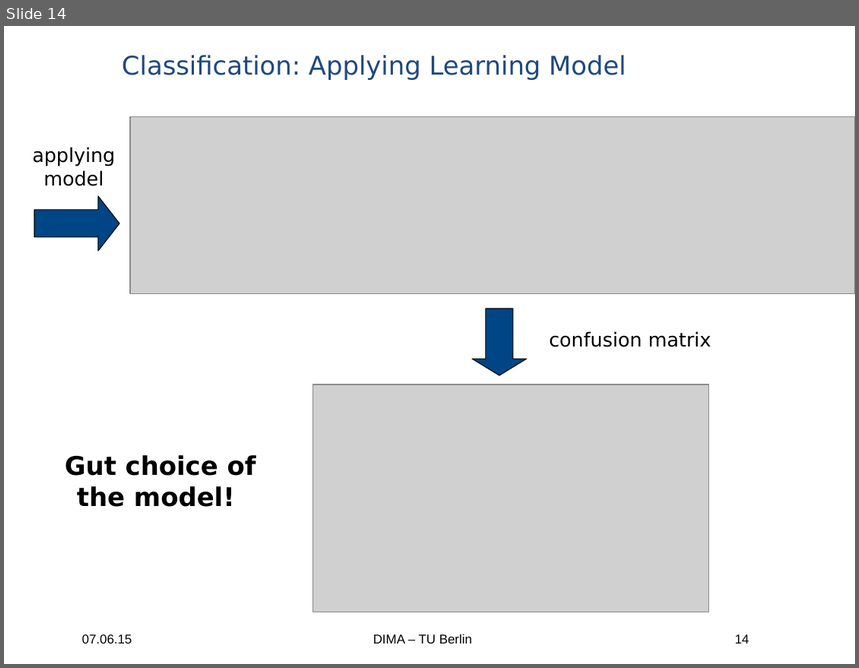
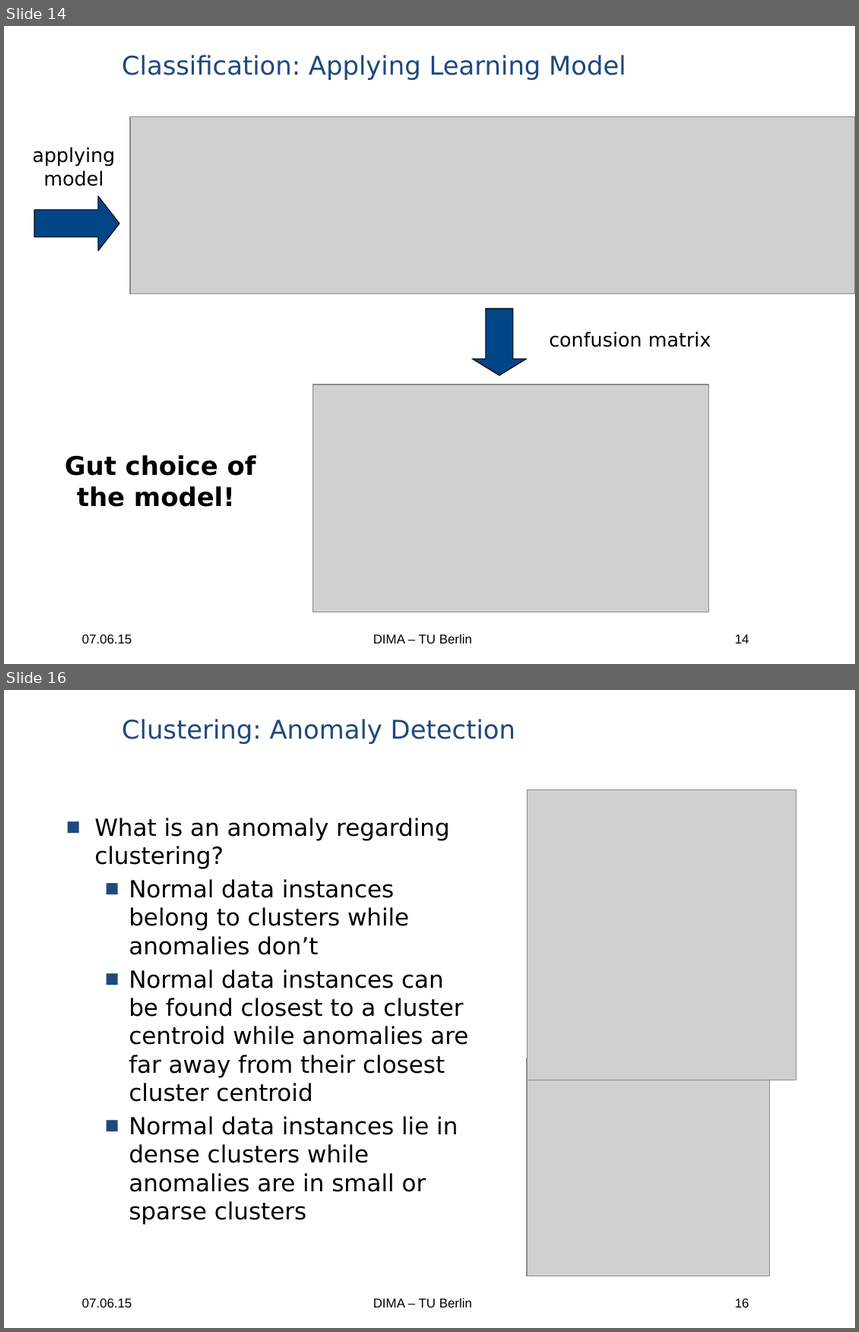
Before and after one commit to ericdoerheit/DBPRO2015, a slide deck: Presentations/Presentation 3.ppt. Shown one above the other, each under a label of ours: slide 14 before the commit, slides 14 and 16 after it; the slides between them are not shown. The pictures are 859x668 and 859x1332 pixels, drawn with LibreOffice and Linux fonts; fonts in the diff are those of the drawing; grey boxes stand for pictures; background and template pictures are left out. Boxes give left, top, right and bottom in pixels: in the first picture for what was removed or moved away, otherwise in the second. Text is boxed around its words. In the diff, an @@ line names an element or a change of style, - is before the commit and + after.

Commit message:
Clustering

```diff
--- a/Presentations/Presentation 3.ppt
+++ b/Presentations/Presentation 3.ppt
@@ slide 16 added at <box>4,690,855,1328</box>, background picture (left out); not listed: 3 template elements that a slide beside it also shows @@
@@ text added at <box>122,719,515,744</box>, 24 pt, text #1F497D @@
+Clustering: Anomaly Detection
@@ picture added at <box>527,790,797,1080</box> @@
@@ text added at <box>94,818,468,1225</box>, 22 pt, text #000000 @@
+■ What is an anomaly regarding clustering?
+  ■ Normal data instances belong to clusters while anomalies don’t
+  ■ Normal data instances can be found closest to a cluster centroid while anomalies are far away from their closest cluster centroid
+  ■ Normal data instances lie in dense clusters while anomalies are in small or sparse clusters
@@ picture added at <box>527,1058,770,1276</box> @@
```
Also in this commit, not shown: 2 slides changed, 2 other slides added, 55 other files.
